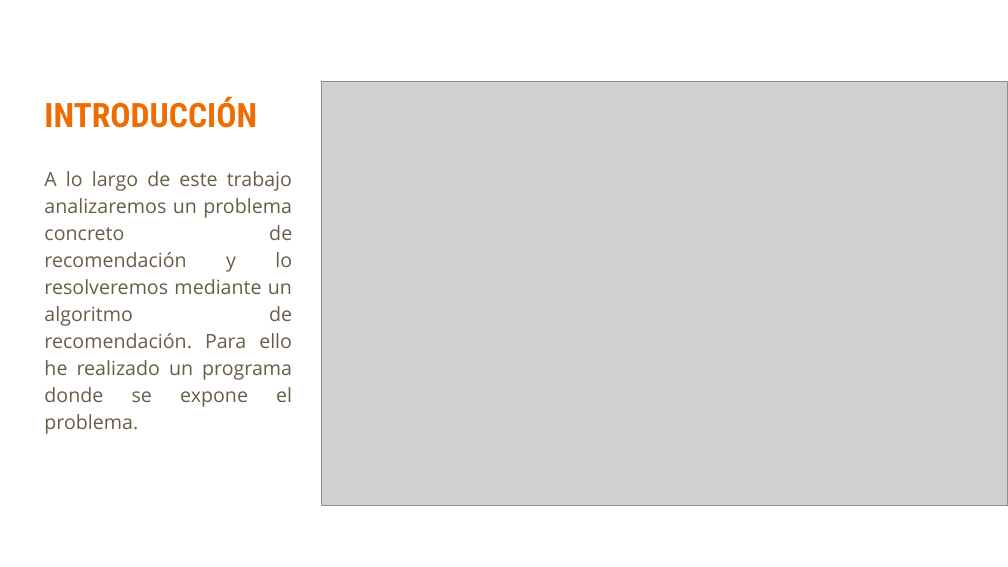
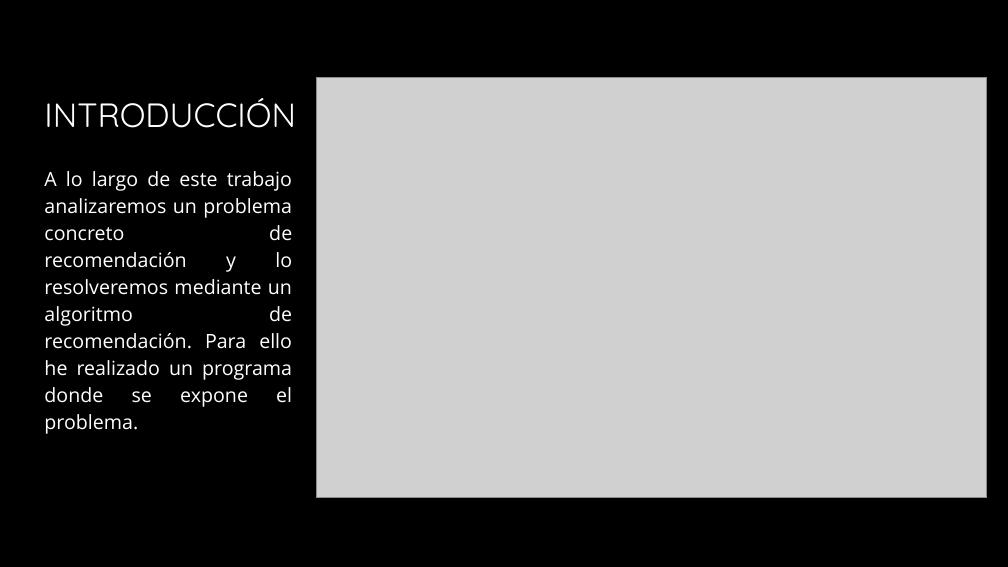
Before and after one commit to Catalfa/Recommandation_system, a slide deck: slide 2 of presentation/presentacion.pptx (slide 3 before the commit). Drawn at 1008x567 pixels with LibreOffice and Linux fonts; fonts in the diff are those of the drawing; grey boxes stand for pictures; background and template pictures are left out. Boxes give left, top, right and bottom in pixels: in the first picture for what was removed or moved away, otherwise in the second. Text is boxed around its words. In the diff, an @@ line names an element or a change of style, - is before the commit and + after.

```diff
--- a/presentation/presentacion.pptx
+++ b/presentation/presentacion.pptx
@@ background #FFFFFF to #000000 @@
@@ title "INTRODUCCIÓN" at bbox=[44, 98, 296, 128]: font Roboto Condensed to Quicksand, text colour #EF6C00 to #FFFFFF, bold off; line spacing 1 to 0.9 @@
@@ picture: place and size @@
-picture at bbox=[322, 82, 1008, 506]
+picture at bbox=[317, 77, 987, 498]
@@ text "A lo largo de este ..." at bbox=[44, 171, 292, 434]: text colour #695D46 to #FFFFFF @@
```
Also in this commit, not shown: 13 other slides changed, 1 slide removed, 26 other files.
